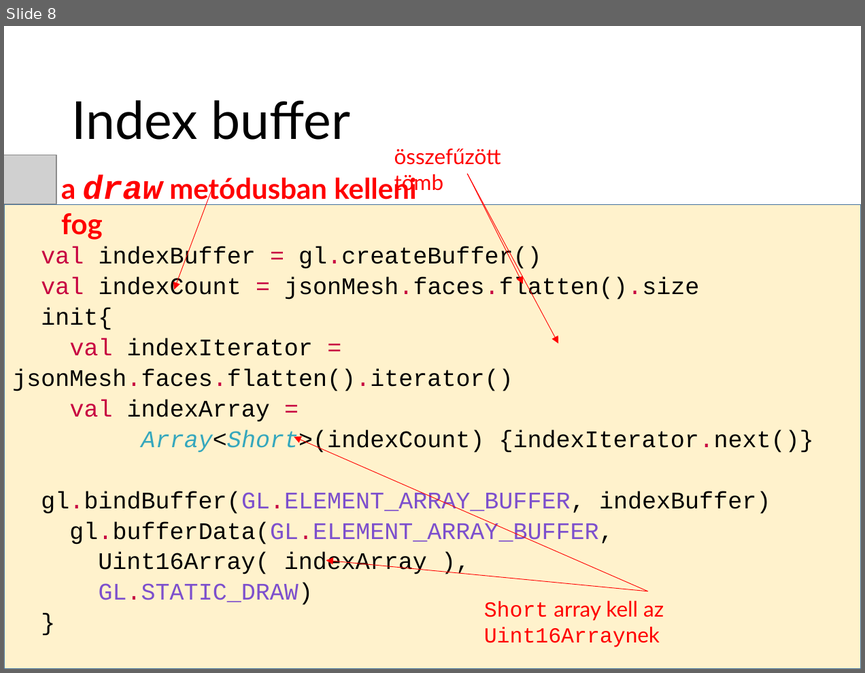
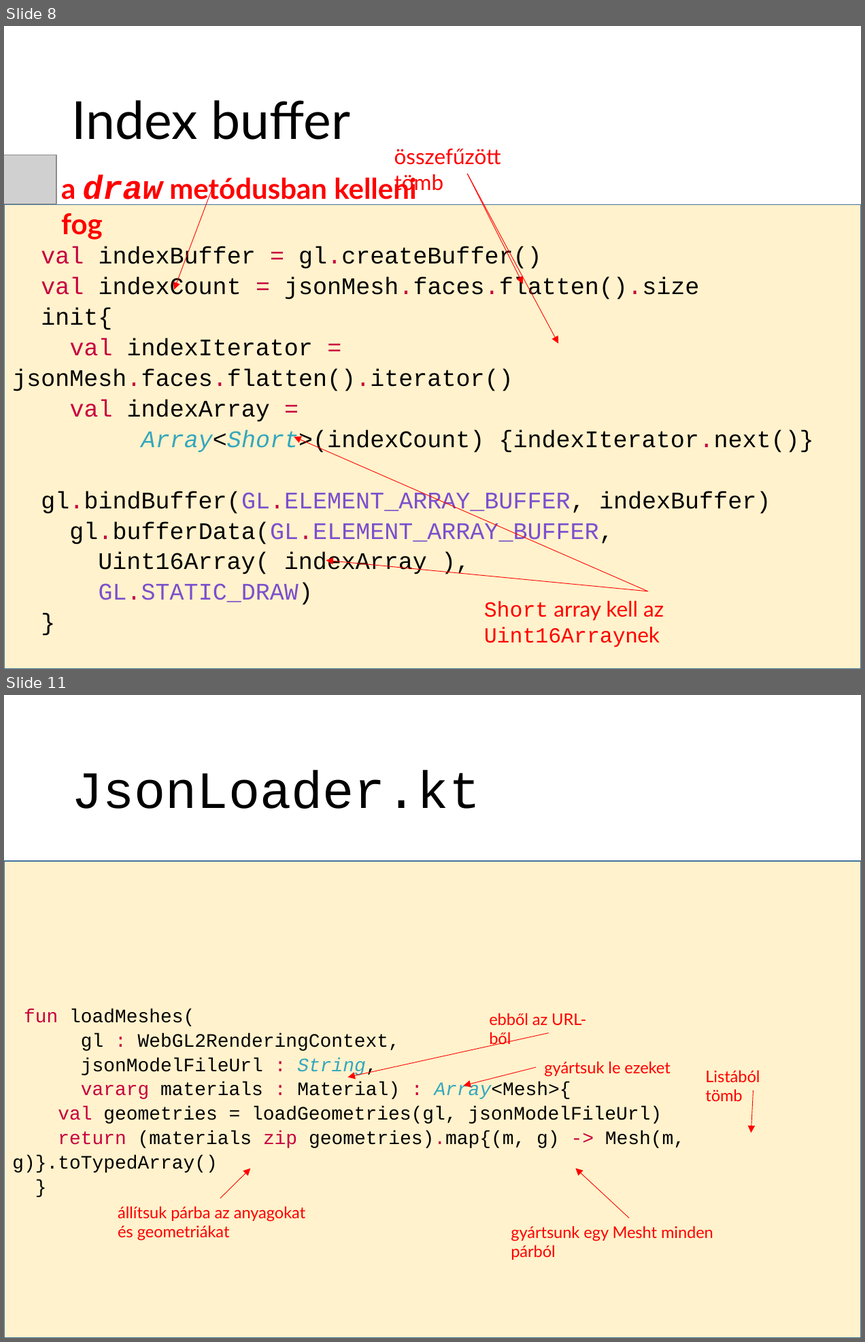
Before and after one commit to szecsi/kogfactory, a slide deck: projects/kog.3gr.030-3d/3gre080_trianglemesh.pptx. Shown one above the other, each under a label of ours: slide 8 before the commit, slides 8 and 11 after it; the slides between them are not shown. The pictures are 865x673 and 865x1342 pixels, drawn with LibreOffice and Linux fonts; fonts in the diff are those of the drawing; grey boxes stand for pictures. Boxes give left, top, right and bottom in pixels: in the first picture for what was removed or moved away, otherwise in the second. Text is boxed around its words. In the diff, an @@ line names an element or a change of style, - is before the commit and + after.

```diff
--- a/projects/kog.3gr.030-3d/3gre080_trianglemesh.pptx
+++ b/projects/kog.3gr.030-3d/3gre080_trianglemesh.pptx
@@ slide 11 added at <box>4,695,861,1338</box>, background #FFFFFF @@
@@ title added at <box>71,770,480,809</box>, 44 pt, text #000000 @@
+JsonLoader.kt
@@ rectangle added at <box>4,861,861,1338</box>, fill #FFF2CC, outline #43739E 1 pt, 16 pt, text #000000 @@
+fun loadMeshes(
+gl : WebGL2RenderingContext,
+jsonModelFileUrl : String,
+vararg materials : Material) : Array<Mesh>{
+val geometries = loadGeometries(gl, jsonModelFileUrl)
+return (materials zip geometries).map{(m, g) -> Mesh(m, g)}.toTypedArray()
+}
@@ text added at <box>489,1013,586,1047</box>, 13.5 pt, text #FF0000 @@
+ebből az URL-ből
@@ arrow added from (549, 1032) to (347, 1077), #FF0000 0.5 pt @@
@@ text added at <box>544,1061,670,1076</box>, 13.5 pt, text #FF0000 @@
+gyártsuk le ezeket
@@ arrow added from (536, 1067) to (463, 1086), #FF0000 0.5 pt @@
@@ text added at <box>705,1070,759,1101</box>, 13.5 pt, text #FF0000 @@
+Listából tömb
@@ arrow added from (753, 1090) to (751, 1133), #FF0000 0.5 pt @@
@@ arrow added from (220, 1198) to (251, 1168), #FF0000 0.5 pt @@
@@ arrow added from (629, 1218) to (575, 1168), #FF0000 0.5 pt @@
@@ text added at <box>118,1206,305,1240</box>, 13.5 pt, text #FF0000 @@
+állítsuk párba az anyagokat és geometriákat
@@ text added at <box>511,1225,713,1259</box>, 13.5 pt, text #FF0000 @@
+gyártsunk egy Mesht minden párból
```
Also in this commit, not shown: 4 slides changed, 1 other slide added, 2 slides removed, 2 other files.
